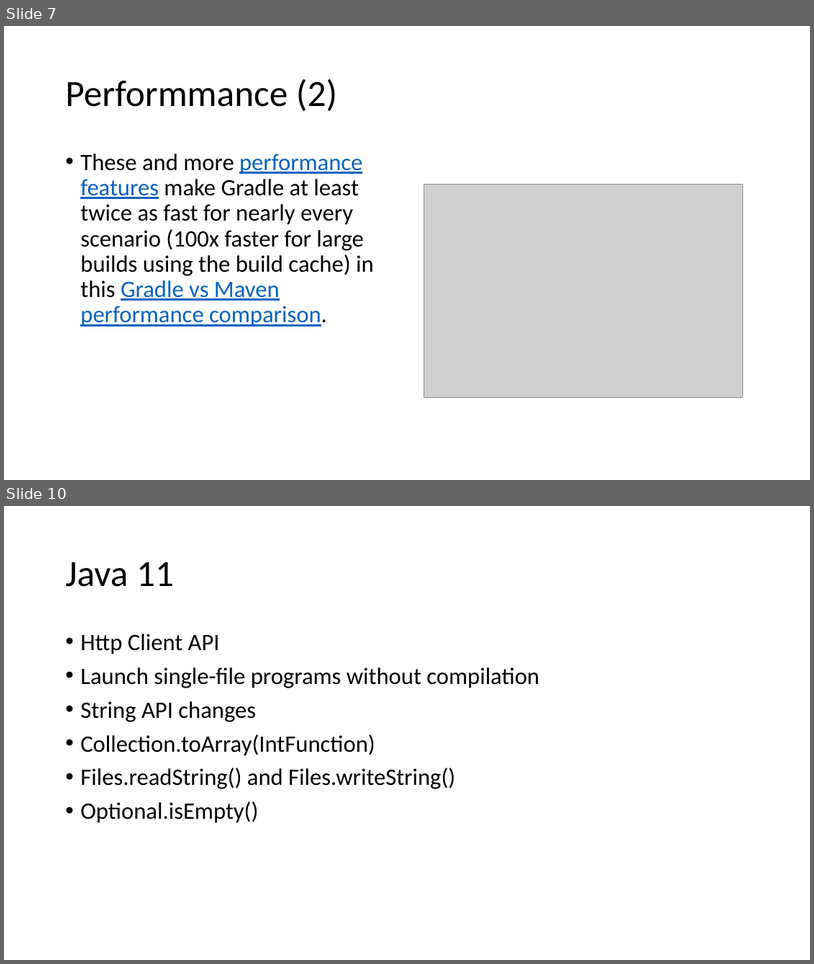
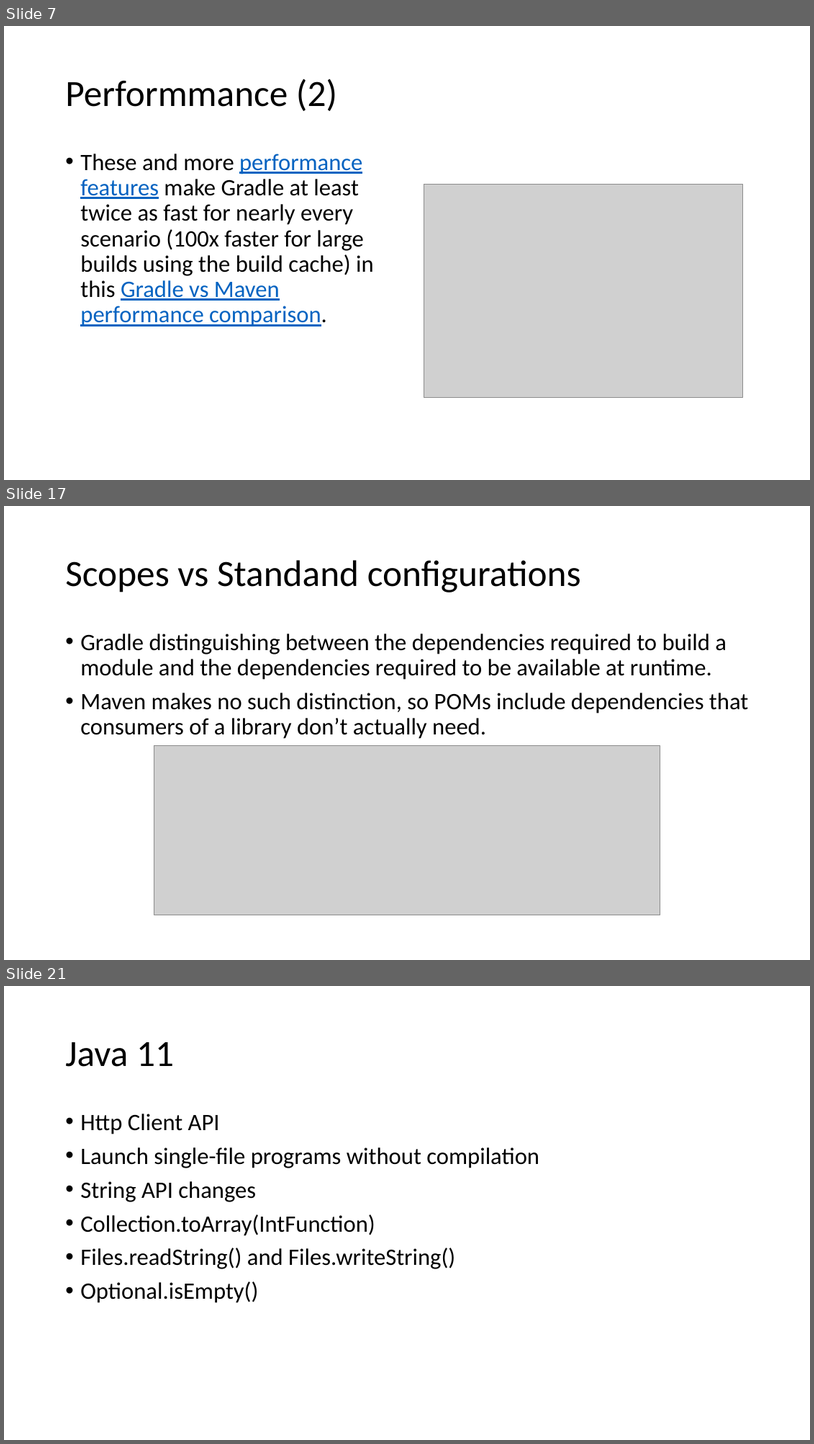
Before and after one commit to dangnh16/timebird-objective, a slide deck: Gradle and java 11.pptx. Shown one above the other, each under a label of ours: slides 7 and 10 before the commit, slides 7, 17 and 21 after it; the slides between them are not shown. The pictures are 814x964 and 814x1444 pixels, drawn with LibreOffice and Linux fonts; fonts in the diff are those of the drawing; grey boxes stand for pictures. Boxes give left, top, right and bottom in pixels: in the first picture for what was removed or moved away, otherwise in the second. Text is boxed around its words. In the diff, an @@ line names an element or a change of style, - is before the commit and + after.

```diff
--- a/Gradle and java 11.pptx
+++ b/Gradle and java 11.pptx
@@ slide 17 added at box(4, 506, 810, 960), background #FFFFFF @@
@@ title added at box(65, 560, 581, 592), 44 pt, text #000000 @@
+Scopes vs Standand configurations
@@ text added at box(80, 633, 748, 739), 28 pt, text #000000 @@
+• Gradle distinguishing between the dependencies required to build a module and the dependencies required to be available at runtime.
+• Maven makes no such distinction, so POMs include dependencies that consumers of a library don’t actually need.
@@ picture added at box(154, 745, 660, 914) @@
@@ what was slide 10 is now slide 21 @@
```
Also in this commit, not shown: 2 slides changed, 12 other slides added.
